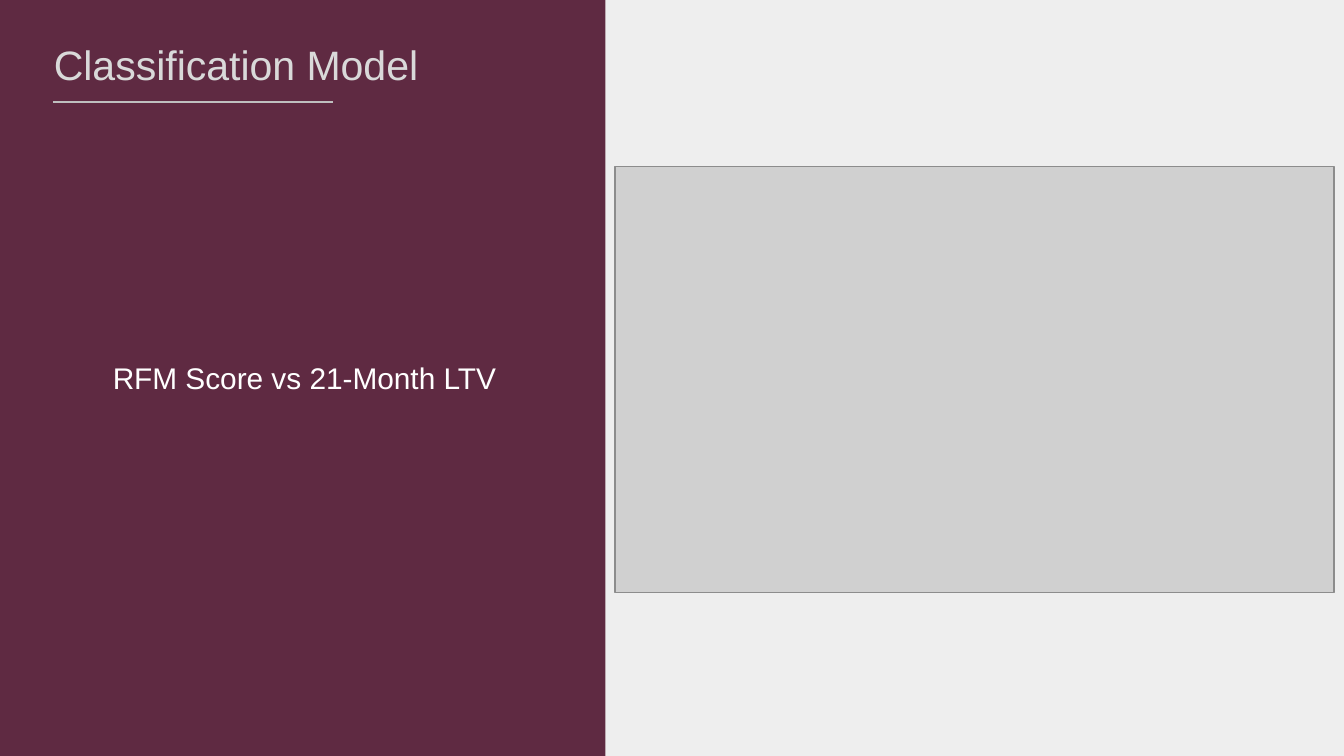
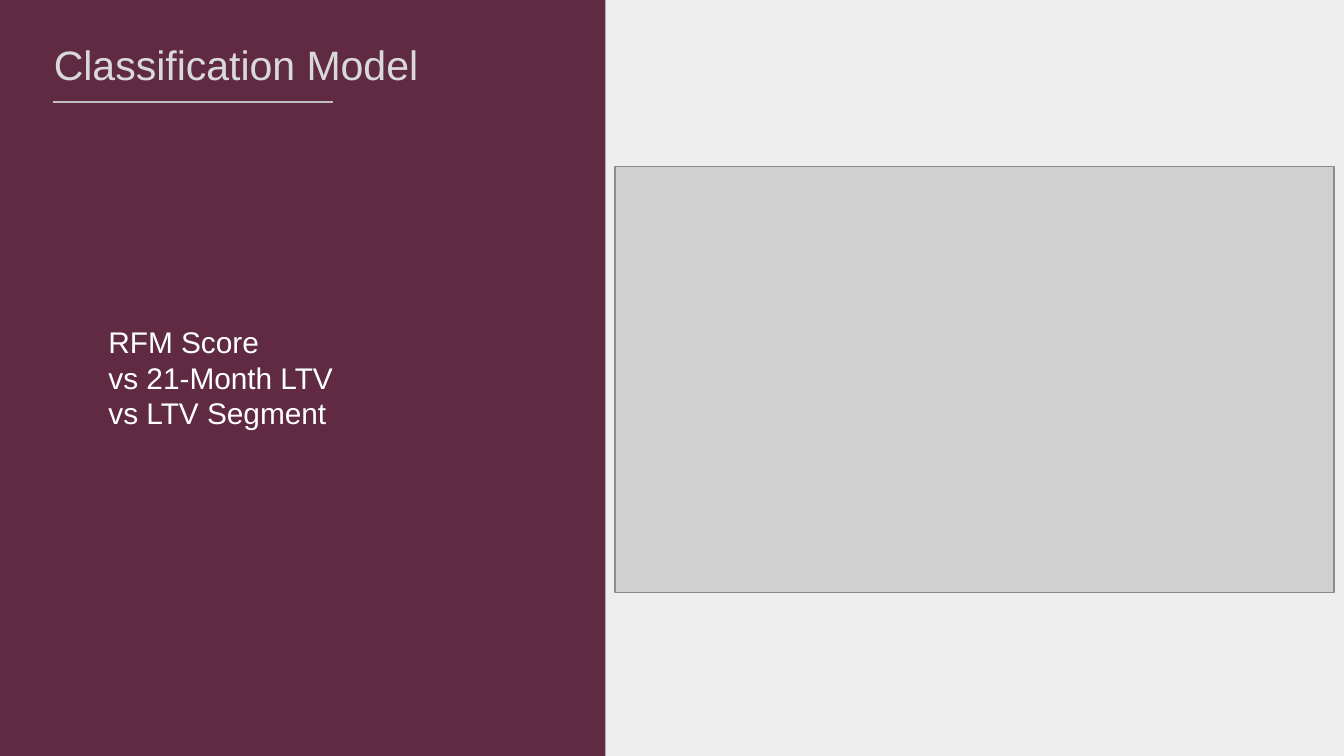
Before and after one commit to amythemirror/Customer_Lifetime_Value_Prediction, a slide deck: slide 8 of Final Presentation.pptx. Drawn at 1344x756 pixels with LibreOffice and Linux fonts; fonts in the diff are those of the drawing; grey boxes stand for pictures. Boxes give left, top, right and bottom in pixels: in the first picture for what was removed or moved away, otherwise in the second. Text is boxed around its words. In the diff, an @@ line names an element or a change of style, - is before the commit and + after.

```diff
--- a/Final Presentation.pptx
+++ b/Final Presentation.pptx
@@ text at box(108, 332, 332, 430): text changed @@
-RFM Score vs 21-Month LTV
+RFM Score
+vs 21-Month LTV
+vs LTV Segment
```
Also in this commit, not shown: 3 other slides changed, 1 other file.
